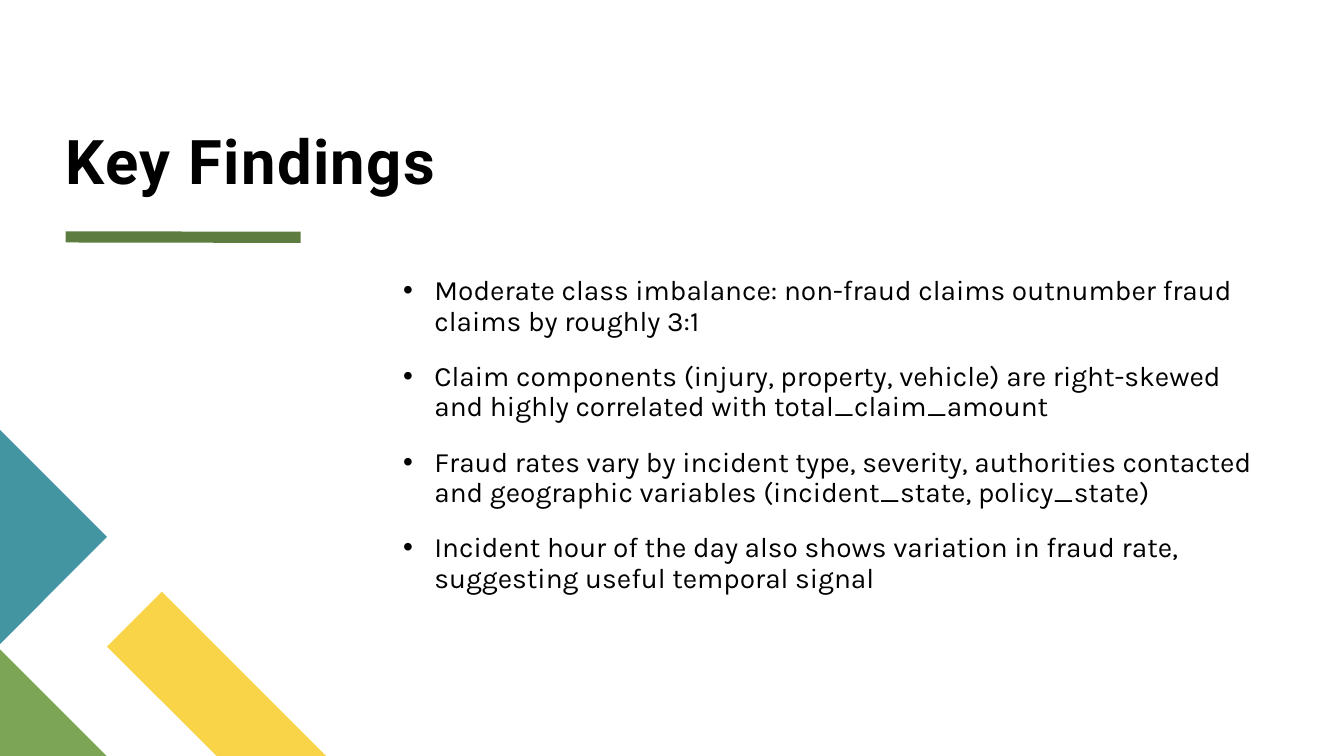
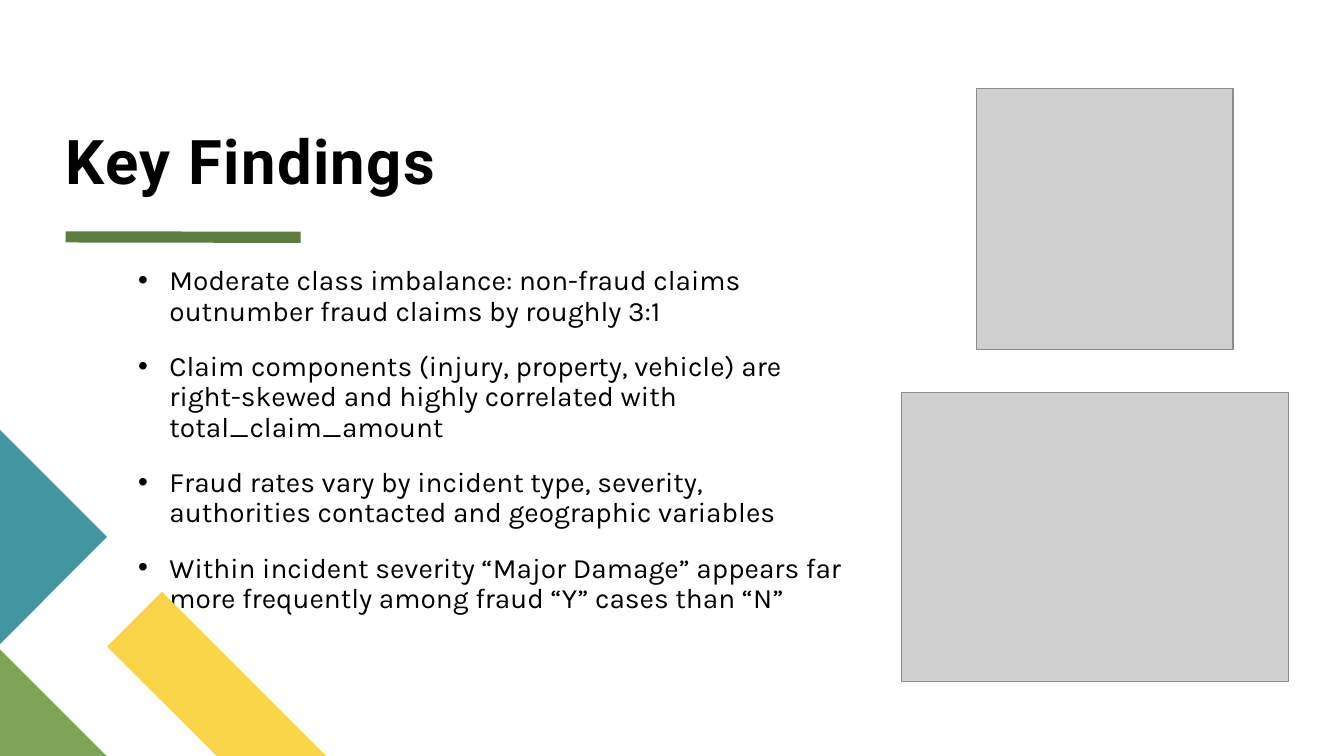
Before and after one commit to ADP777/Workplace-Project, a slide deck: slide 8 of CapStone Individual Project - A du Plooy.pptx. Drawn at 1344x756 pixels with LibreOffice and Linux fonts; fonts in the diff are those of the drawing; grey boxes stand for pictures. Boxes give left, top, right and bottom in pixels: in the first picture for what was removed or moved away, otherwise in the second. Text is boxed around its words. In the diff, an @@ line names an element or a change of style, - is before the commit and + after.

```diff
--- a/CapStone Individual Project - A du Plooy.pptx
+++ b/CapStone Individual Project - A du Plooy.pptx
@@ picture added at [977, 89, 1233, 349] @@
@@ text "Moderate class imbalance: non-fraud claims ...": place and size @@
-text "Moderate class imbalance: non-fraud claims ..." at [434, 280, 1252, 595]
+text "Moderate class imbalance: non-fraud claims ..." at [169, 270, 841, 615]
@@ picture added at [902, 392, 1290, 682] @@
@@ text at [169, 472, 841, 615]: text changed @@
-• Fraud rates vary by incident type, severity, authorities contacted and geographic variables (incident_state, policy_state)
-• Incident hour of the day also shows variation in fraud rate, suggesting useful temporal signal
+• Fraud rates vary by incident type, severity, authorities contacted and geographic variables
+• Within incident severity “Major Damage” appears far more frequently among fraud “Y” cases than “N”
```
Also in this commit, not shown: 11 other slides changed, 1 slide added, 2 other files.
